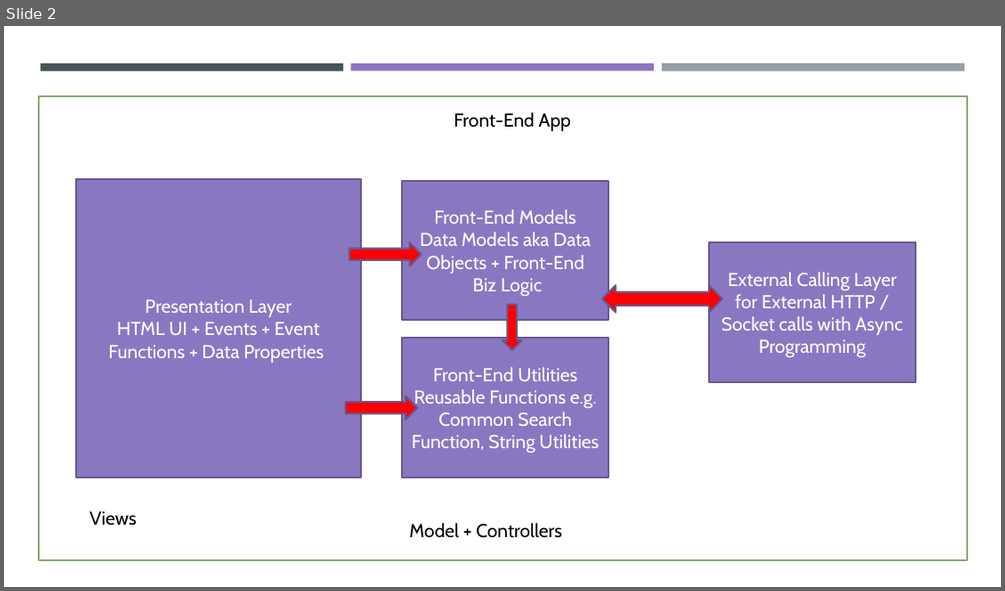
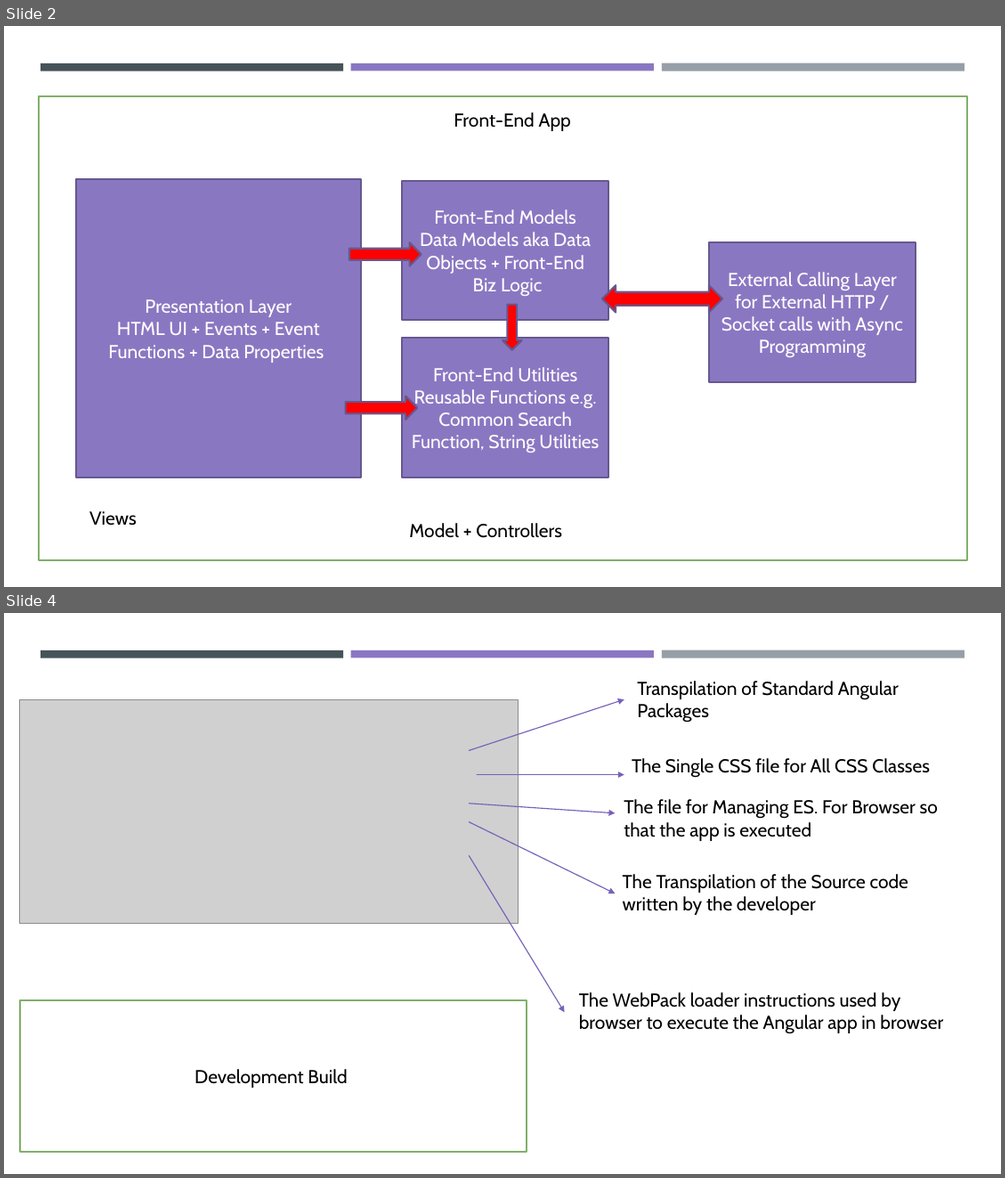
Before and after one commit to maheshsabnis/ngfinastra, a slide deck: Training_Diagrams.pptx. Shown one above the other, each under a label of ours: slide 2 before the commit, slides 2 and 4 after it; the slides between them are not shown. The pictures are 1005x591 and 1005x1178 pixels, drawn with LibreOffice and Linux fonts; fonts in the diff are those of the drawing; grey boxes stand for pictures. Boxes give left, top, right and bottom in pixels: in the first picture for what was removed or moved away, otherwise in the second. Text is boxed around its words. In the diff, an @@ line names an element or a change of style, - is before the commit and + after.

```diff
--- a/Training_Diagrams.pptx
+++ b/Training_Diagrams.pptx
@@ slide 4 added at (4, 613, 1001, 1174), background #FFFFFF; not listed: 3 template elements that a slide beside it also shows @@
@@ text added at (637, 681, 898, 722), 18 pt, text #000000 @@
+Transpilation of Standard Angular Packages
@@ picture added at (20, 699, 518, 925) @@
@@ arrow added from (469, 751) to (624, 699), #7761B8 1 pt @@
@@ text added at (631, 758, 930, 778), 18 pt, text #000000 @@
+The Single CSS file for All CSS Classes
@@ arrow added from (477, 774) to (624, 774), #7761B8 1 pt @@
@@ text added at (623, 799, 938, 841), 18 pt, text #000000 @@
+The file for Managing ES. For Browser so that the app is executed
@@ arrow added from (469, 803) to (615, 813), #7761B8 1 pt @@
@@ arrow added from (469, 821) to (615, 893), #7761B8 1 pt @@
@@ arrow added from (469, 856) to (565, 1013), #7761B8 1 pt @@
@@ text added at (623, 874, 908, 915), 18 pt, text #000000 @@
+The Transpilation of the Source code written by the developer
@@ rectangle added at (20, 1000, 526, 1151), fill #FFFFFF, outline #81AF6B 1.75 pt, 18 pt, text #000000 @@
+Development Build
@@ text added at (579, 992, 943, 1034), 18 pt, text #000000 @@
+The WebPack loader instructions used by browser to execute the Angular app in browser
```
Also in this commit, not shown: 2 other slides added, 18 other files.
